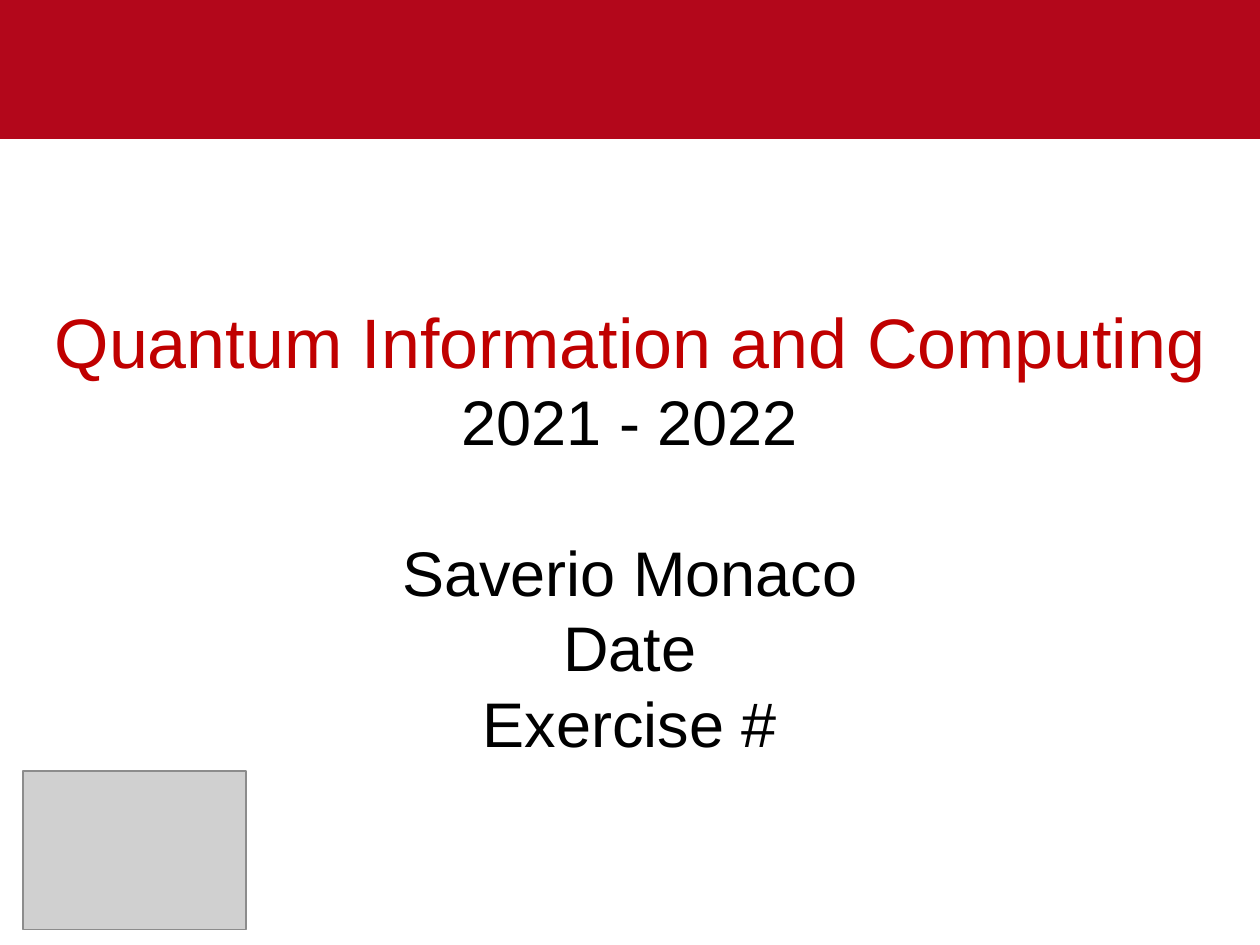
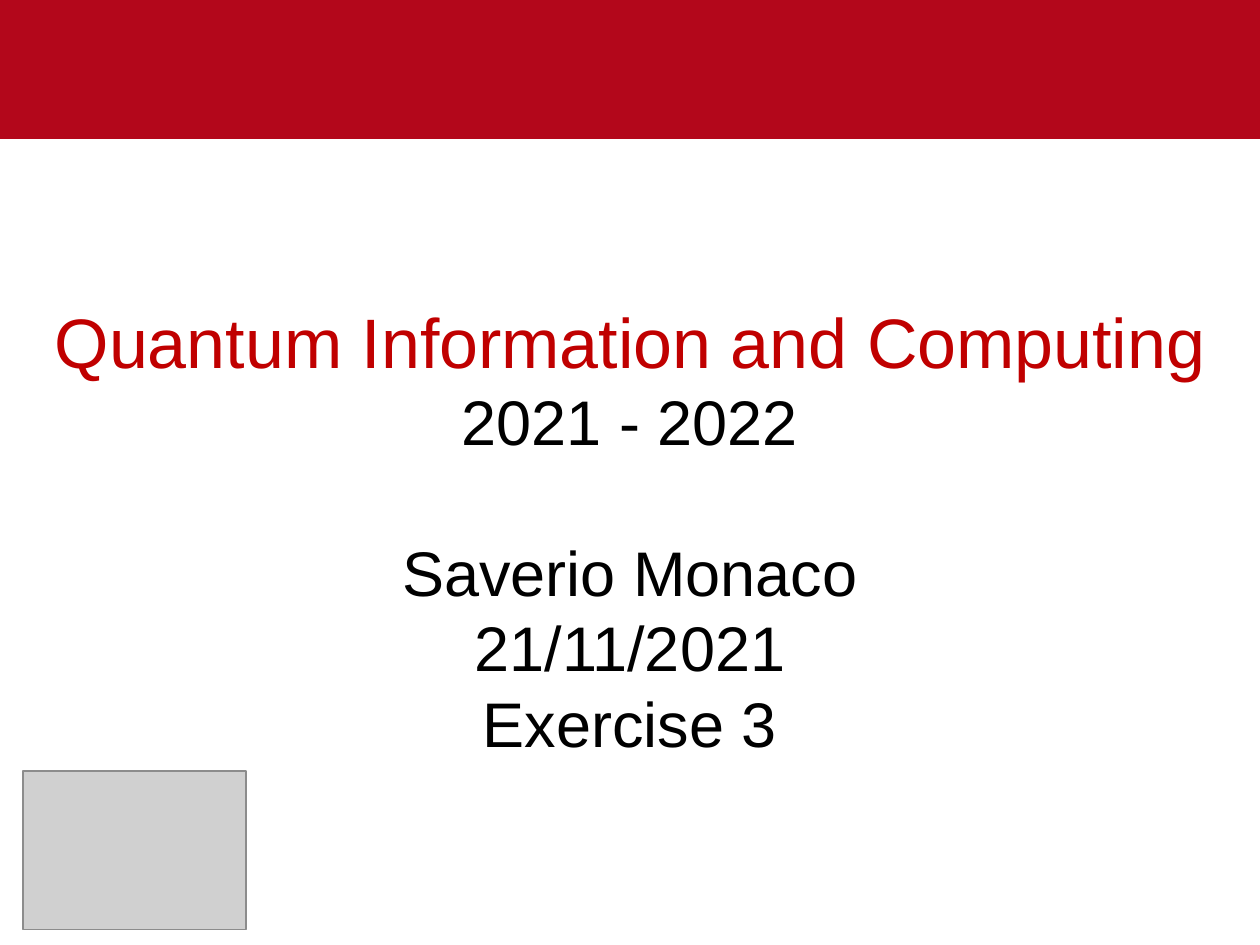
Before and after one commit to SaverioMonaco/QuantumComputingUniPD, a slide deck: slide 1 of 3/Ex3-Monaco-SLIDES.pptx. Drawn at 1260x945 pixels with LibreOffice and Linux fonts; fonts in the diff are those of the drawing; grey boxes stand for pictures; background and template pictures are left out. Boxes give left, top, right and bottom in pixels: in the first picture for what was removed or moved away, otherwise in the second. Text is boxed around its words. In the diff, an @@ line names an element or a change of style, - is before the commit and + after.

```diff
--- a/3/Ex3-Monaco-SLIDES.pptx
+++ b/3/Ex3-Monaco-SLIDES.pptx
@@ text at <box>475,625,785,748</box>: text changed @@
-Date
-Exercise #
+21/11/2021
+Exercise 3
```
Also in this commit, not shown: 2 slides added, 3 slides removed.
